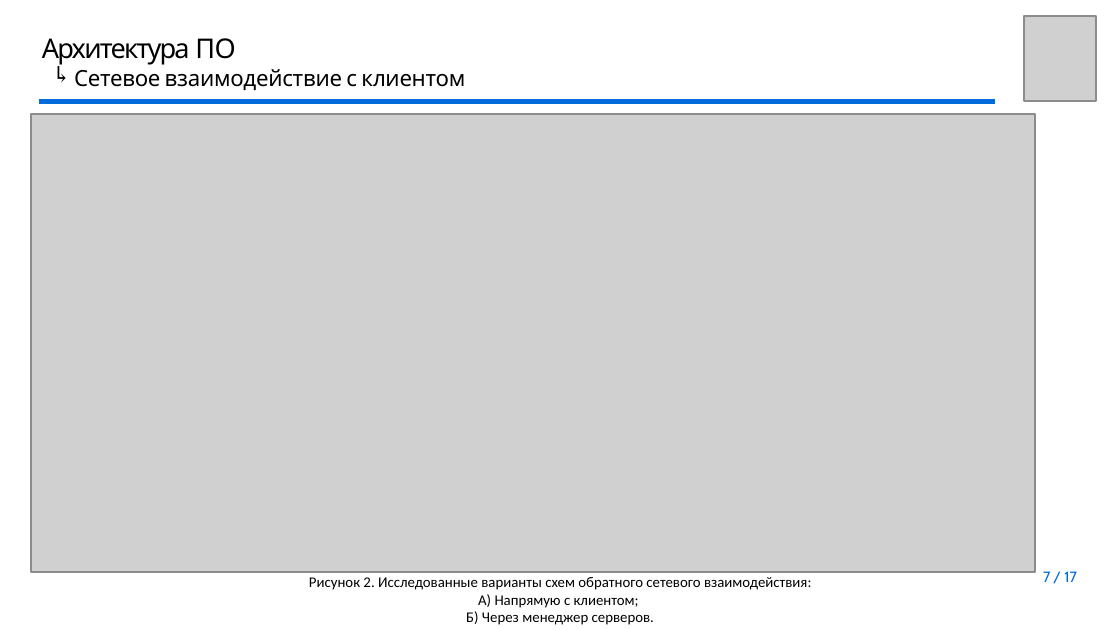
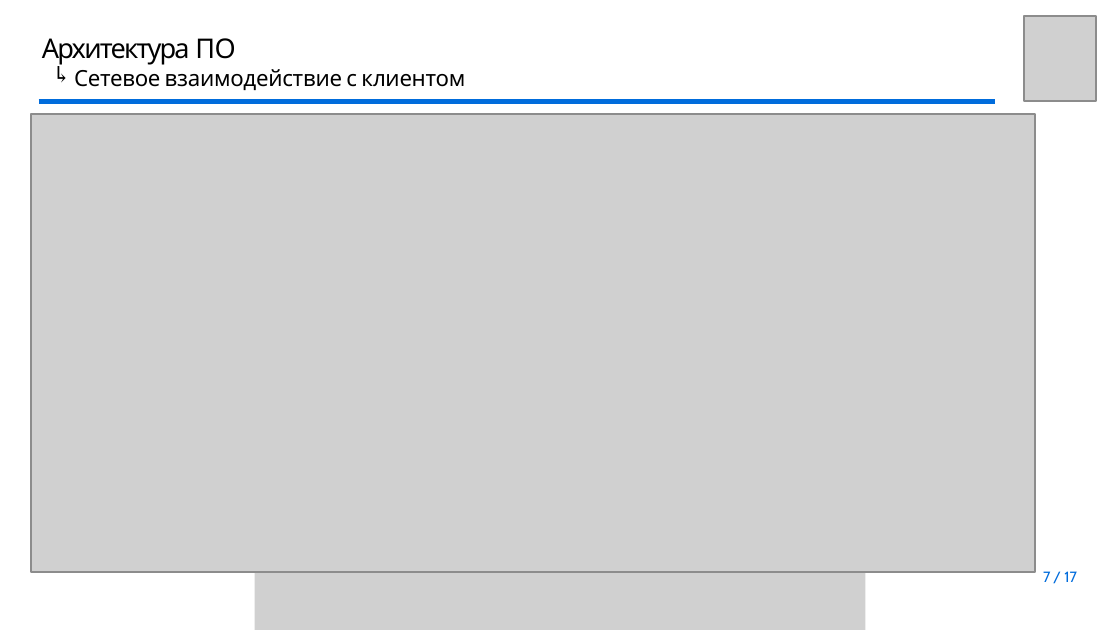
Before and after one commit to youngB0rrov/bmstu_doc, a slide deck: slide 7 of Master/Diploma/presentation/Презентация.pptx. Drawn at 1120x630 pixels with LibreOffice and Linux fonts; fonts in the diff are those of the drawing; grey boxes stand for pictures; background and template pictures are left out. Boxes give left, top, right and bottom in pixels: in the first picture for what was removed or moved away, otherwise in the second. Text is boxed around its words. In the diff, an @@ line names an element or a change of style, - is before the commit and + after.

```diff
--- a/Master/Diploma/presentation/Презентация.pptx
+++ b/Master/Diploma/presentation/Презентация.pptx
@@ picture added at <box>254,564,864,630</box> @@
@@ text removed at <box>309,577,811,625</box> @@
-Рисунок 2. Исследованные варианты схем обратного сетевого взаимодействия:
-A) Напрямую с клиентом;
-Б) Через менеджер серверов.
```
Also in this commit, not shown: 9 other slides changed, 6 other files.
